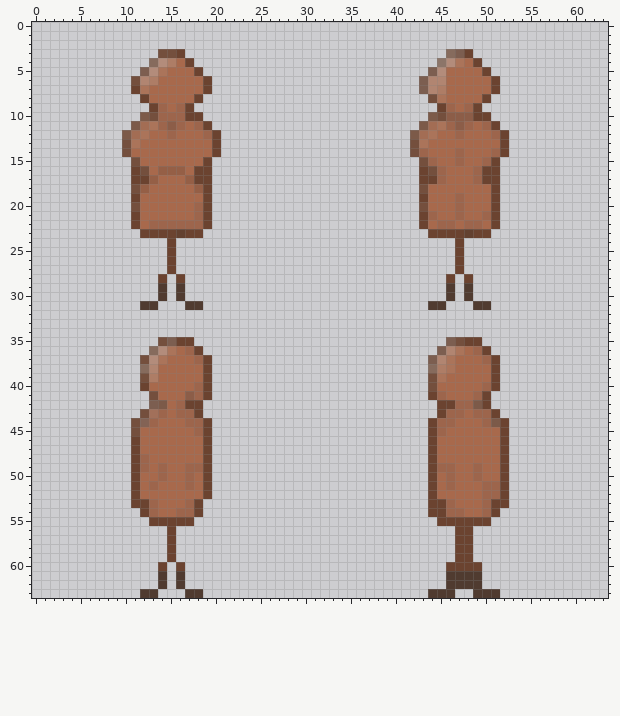
Pixel-art sprite -- Resources/Textures/Structures/Decoration/mannequin.rsi/mannequin.png. Above is the file before it was changed.
The file is 64x64 pixels. Colours within 5 levels of each other are drawn and written as one.
New version:
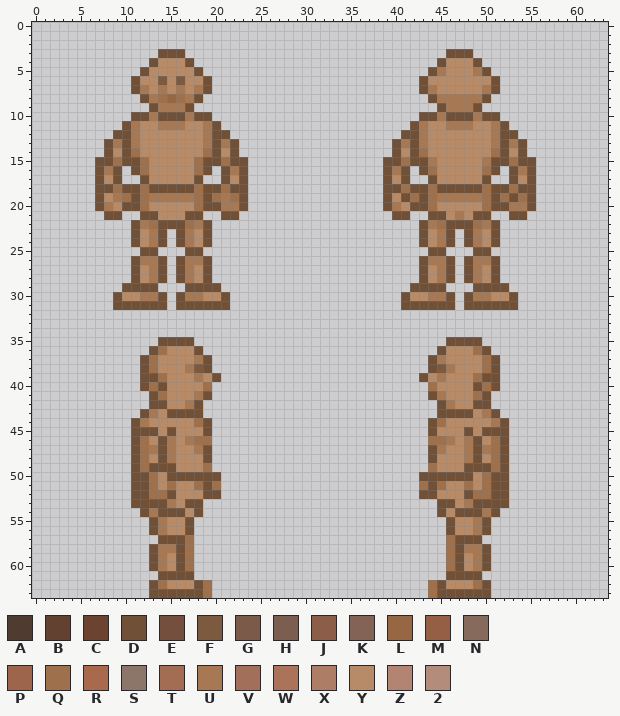
Palette (. is transparent): A #503b30  B #634130  C #6b4330  D #705036  E #744f3d  F #7c5a3f  G #7c5a49  H #7c5e50  J #8c5d48  K #836355  L #966742  M #955f46  N #866b5d  P #9d654c  Q #9e704b  R #a8694c  S #8c7569  T #a36d54  U #a67853  V #a2705a  W #ab745a  X #ae7d66  Y #b78b67  Z #b18571  2 #b38c7b
Difference:
@@ x 0..63 @@
  2 ................................................................
- 3 ..............EEC.............................NHC...............
- 4 .............N2XRC...........................S2WRC..............
- 5 ............H2WRRRC.........................H2RRRRC.............
- 6 ...........EZXRRRRRC.......................HZZRRRRRC............
- 7 ...........CWRRRRRRC.......................HZXRRRRRC............
- 8 ............CRRRRRC.........................EWRRRRC.............
- 9 .............CPRPC...........................CPRPC..............
-10 ............GEPPPCC.........................GEJJJCC.............
-11 ...........GTWPJPRPC.......................GTWPJPRPC............
-12 ..........GTWRRPRRRPC.....................GTWRRPRRRPC...........
-13 ..........EWRRRRRRRRC.....................EWRRRRRRRRC...........
-14 ..........ERRRRRRRRRC.....................EPRRRPRRRPC...........
-15 ...........ERRRRRRRC.......................EPRRPRRPC............
-16 ...........CERMMMRCC.......................CEPRRRPCC............
-17 ...........CCMRRRMCC.......................CCPRRRPCC............
-18 ...........EMRRRRRMC.......................ERRRRRRRC............
-19 ...........CRRRRRRRC.......................CRRRPRRRC............
-20 ...........ERRRRRRPC.......................ERRRPRRRC............
-21 ...........CRRRRRRPC.......................CPRRPRRPC............
-22 ...........CRPPPPPPC.......................CRPPRPPRC............
-23 ............CCCCBCC.........................CCCCBCC.............
-24 ...............C...............................C................
-25 ...............C...............................C................
-26 ...............C...............................C................
-27 ...............C...............................C................
-28 ..............C.C.............................C.C...............
-29 ..............A.A.............................A.A...............
-30 ..............A.A.............................A.A...............
-31 ............AA...AA.........................AA...AA.............
+ 3 ..............DDD.............................DDD...............
+ 4 .............DYYYD...........................DYYYD..............
+ 5 ............DYYYYYD.........................DUYYYUD.............
+ 6 ...........DYYFYFYYD.......................DYYYYYYYD............
+ 7 ...........DUYUYUYUD.......................DUYYYYYUD............
+ 8 ............DUQLQUD.........................DUUUUUD.............
+ 9 .............DUUUD...........................DUUUD..............
+10 ...........DDUDDDUDD.......................DDUDDDUDD............
+11 ..........DUYYUUUYYUD.....................DUYYUUUYYUD...........
+12 .........DDUYYYYYYYUDD...................DDUYYYYYYYUDD..........
+13 ........DUDUYYYYYYYUDUD.................DUDUYYYYYYYUDUD.........
+14 ........DYDQYYYYYYYQDYD.................DYDQYYYYYYYQDYD.........
+15 .......DDQDDQYYYYYQDDQDD...............DDQDDUYYYYYUDDQDD........
+16 .......DUD.DQYYYYYQD.DUD...............DUD.DQYYYYYQD.DUD........
+17 .......DYD..DYYYYYD..DYD...............DYD..DYYYYYD..DYD........
+18 .......DDQDDQDDDDDQDDQDD...............DDQDDQDDDDDQDDQDD........
+19 .......DYUQDQUUUUUQDQUQD...............DYDQDQUUUUUQDQDQD........
+20 .......DUYDDQYYYYYQDDUUD...............DUYDDQYYYYYQDDUUD........
+21 ........DD..DDYYYDD..DD.................DD..DDYUYDD..DD.........
+22 ...........DUQDDDQUD.......................DUQDDDQUD............
+23 ...........DYUD.DUYD.......................DYUD.DUYD............
+24 ...........DYUD.DUYD.......................DYUD.DUYD............
+25 ............DD...DD.........................DD...DD.............
+26 ...........DUUD.DUUD.......................DUUD.DUUD............
+27 ...........DYUD.DUYD.......................DYUD.DUYD............
+28 ...........DYUD.DUYD.......................DYUD.DUYD............
+29 ..........DDDD...DDDD.....................DDDD...DDDD...........
+30 .........DYYUUD.DUUYYD...................DYYUUD.DUUYYD..........
+31 .........DDDDDD.DDDDDD...................DDDDDD.DDDDDD..........
 32 ................................................................
@@ x 0..63 @@
 34 ................................................................
-35 ..............EHCC............................HECC..............
-36 .............N2WRPC..........................HZWRPC.............
-37 ............E2WRRRPC........................HZWRRRPC............
-38 ............NZRRRRRC........................NXWRRRRC............
-39 ............EXRRRRRC........................EWRRRRRC............
-40 ............CRRRRRPC........................ERRRRRPC............
-41 .............ERRRJPC........................CPRRRPC.............
-42 .............HGRPCC..........................CCPPGC.............
-43 ............EVPRPPC..........................CPPRPPC............
-44 ...........EKPRRRPPC........................CPPRRRPGC...........
-45 ...........ERRRRRRPC........................CPRRRRRRC...........
-46 ...........CRRRRRRRC........................CRRRRRRRC...........
-47 ...........CRRRRRRRC........................CRRRRRRRC...........
-48 ...........CPRRRRRRC........................CRRRRRRRC...........
-49 ...........CPRPRRPPC........................CPPRRPRRC...........
-50 ...........CRRPRRPRC........................CRPRRPRRC...........
-51 ...........CRPRRRPRC........................CRPRRRPPC...........
-52 ...........CRRRRRRRC........................CRRRRRPPC...........
-53 ...........CCPRRRPC.........................CCPRRRPCC...........
-54 ............CPRRPPC.........................CCPPRRPC............
-55 .............CCCCC...........................CCCCCC.............
-56 ...............C...............................CC...............
-57 ...............C...............................CC...............
-58 ...............C...............................CC...............
-59 ...............C...............................CC...............
-60 ..............C.C.............................CCCC..............
-61 ..............A.A.............................AAAA..............
-62 ..............A.A.............................AAAA..............
-63 ............AA...AA.........................AAA..AAA............
+35 ..............DDDD............................DDDD..............
+36 .............DQYYYD..........................DYYYQD.............
+37 ............DQYYYYUD........................DUYYYYQD............
+38 ............DQYYYUFD........................DFUYYYQD............
+39 ............DDQYYYUYD......................DYUYYYQDD............
+40 ............DQDYYYYQ........................QYYYYDQD............
+41 .............DQYYYUD........................DUYYYQD.............
+42 .............DDYYUD..........................DUYYDD.............
+43 ............DUYDDDD..........................DDDDYUD............
+44 ...........DUYYYYYQD........................DQYYYYYUD...........
+45 ...........DDDYDYYYD........................DYYYDYDDD...........
+46 ...........DQYDUYUQQ........................QQUYUDYQD...........
+47 ...........DQUDUYYUD........................DUYYUDUQD...........
+48 ...........DQYDUYYYD........................DYYYUDYQD...........
+49 ...........DQDDDYYYQ........................QYYYDDDQD...........
+50 ...........DDQYDDDDDD......................DDDDDDYQDD...........
+51 ...........DDQYQYYQDQ......................QDQYYQYQDD...........
+52 ...........DDQQDYYYDD......................DDYYYDQQDD...........
+53 ...........DDDDUYDD..........................DDYUDDDD...........
+54 ............DUDDDYD..........................DYDDDUD............
+55 .............DUYYD............................DYYUD.............
+56 .............DUYYD............................DYYUD.............
+57 ..............DDDQ............................QDDD..............
+58 .............DUUDQ............................QDUUD.............
+59 .............DUYDQ............................QDYUD.............
+60 .............DUYDQ............................QDYUD.............
+61 ..............DDDD............................DDDD..............
+62 .............DQYYYDQ........................QDYYYQD.............
+63 .............DDDDDDQ........................QDDDDDD.............
Where, in picture pixels (left, top, right, bottom), the same in both pictures:
changed: (95, 49, 248, 598)
changed: (383, 49, 536, 598)
